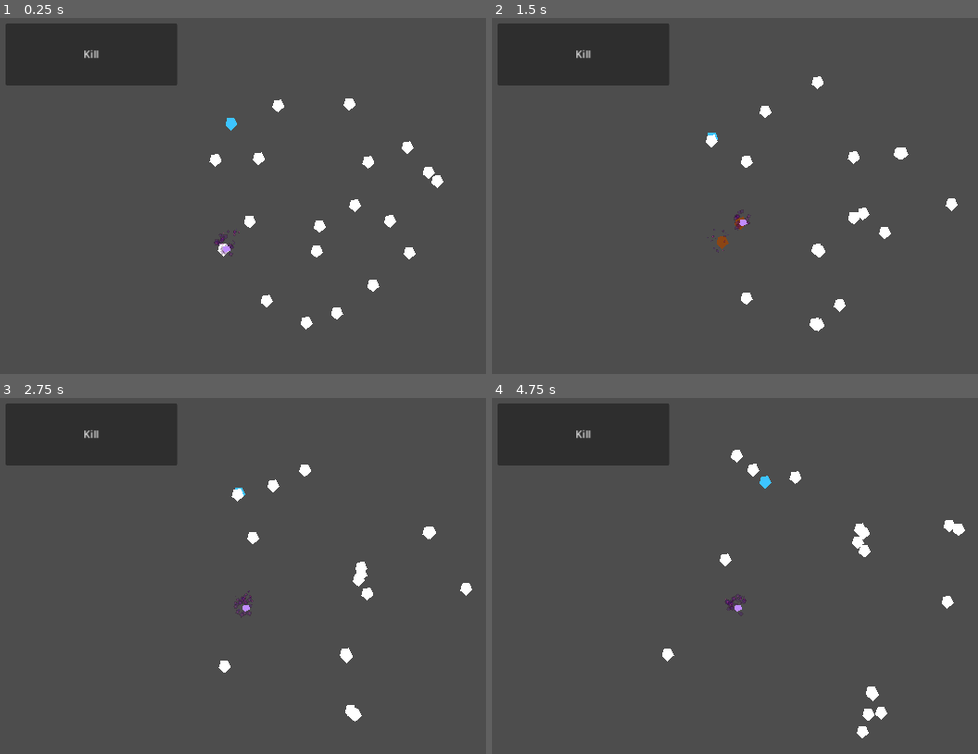
Above: before the commit, frames 1-4 (two rows, left to right).
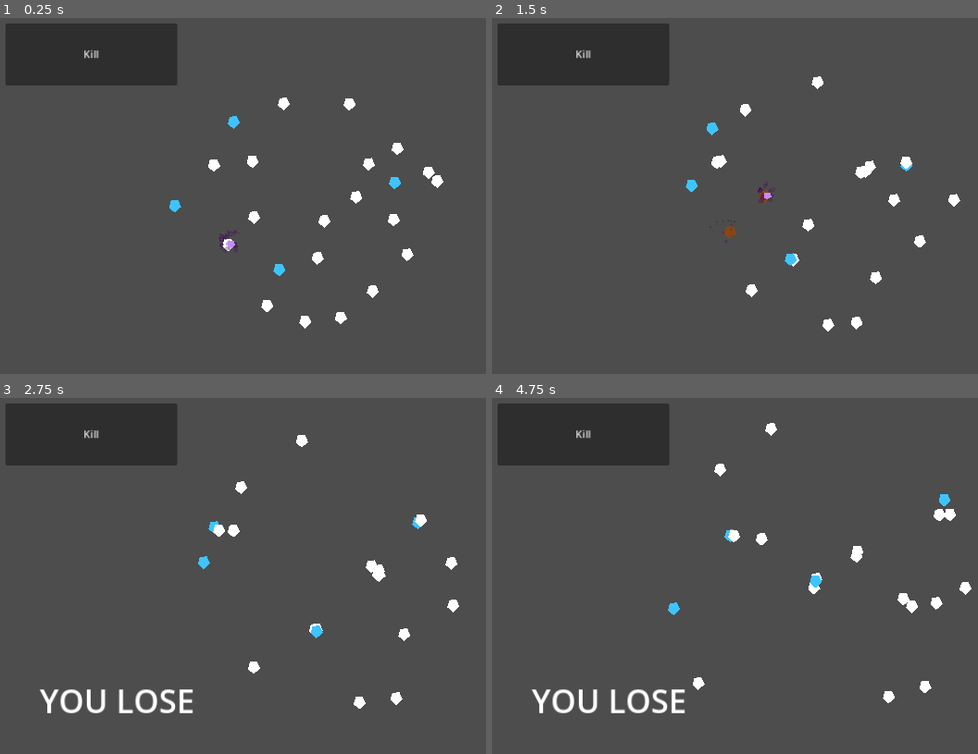
Above: after the commit, the same moments.

Repository: patator62180/Expelemalum
Game: Godot game, scene res://modules/world/world.tscn
Two runs of this game, one before a commit and one after it. Both use one fixed random seed, a clock stepped at 60 frames per second and the inputs below. The engine's default icon, where the game draws it, is replaced by a stand-in: a white triangle on a blue panel in a dark square. Sound files missing from this copy of the repository are replaced by a short silence.
Inputs:
- Up to frame 1 (0.25 s): no input
- Up to frame 2 (1.5 s): tap Enter at 0.5 s; hold Right (right) 0.53-1.28 s; tap Space (activate) at 0.6, 1.35 s; hold Down (down) from 1.28 s (still down)
- Up to frame 3 (2.75 s): release Down (down) at 2.03 s; hold Right (right) from 2.03 s (still down); tap Space (activate) at 2.1 s
- Up to frame 4 (4.75 s): release Right (right) at 2.78 s; hold Up (up) 2.78-3.53 s; tap Space (activate) at 2.85, 3.6, 4.35 s; hold Left (left) from 3.53 s (still down)

The runs differ from the first frame. In frame 1, 1.4% of the frame differs, in the area x 34-90%, y 22-88%; in frame 2, 2.0%; in frame 3, 2.7%; in frame 4, 3.0%, in the area x 8-99%, y 7-96%.
Error before the commit: Invalid access to property or key 'global_position' on a base object of type 'previously freed'. (res://modules/curse/curse.gd:29)

Commit message:
basic game loop implem

Diff:
--- a/modules/character/exorcists/exorcist.gd
+++ b/modules/character/exorcists/exorcist.gd
@@ -4,8 +4,10 @@
 
 const SUPICION_THRESHOLD_TO_KILL : float = 0.8
 
+func _ready():
+	GameState.RemainingExorcistsCount += 1
+
 # internal
-
 func _choose_moving_direction():
 	moving_direction = Vector2.ZERO
 	for character in visible_characters:
@@ -24,3 +26,8 @@
 		character.die()
 	else:
 		super._on_character_got_at_close_range(character)
+
+
+
+func _on_tree_exiting():
+	GameState.RemainingExorcistsCount -= 1
--- a/modules/character/exorcists/exorcist.tscn
+++ b/modules/character/exorcists/exorcist.tscn
@@ -13,3 +13,5 @@
 
 [node name="Polygon2D" parent="." index="6"]
 color = Color(0.243137, 0.772549, 1, 1)
+
+[connection signal="tree_exiting" from="." to="." method="_on_tree_exiting"]
--- a/modules/curse/curse.gd
+++ b/modules/curse/curse.gd
@@ -21,8 +21,13 @@
 	_curse(get_node(INITIALLY_CURSED_CHARACTER))
 
 func _curse(character : Node2D):
-	cursed_character = character
-	cursed_character.is_cursed = true
+	if not Engine.is_editor_hint():
+		if cursed_character:
+			cursed_character.is_cursed = false
+			cursed_character.tree_exiting.disconnect(queue_free)
+		cursed_character = character
+		cursed_character.tree_exiting.connect(queue_free)
+		cursed_character.is_cursed = true
 
 func _process(delta : float):
 	if not Engine.is_editor_hint():
@@ -67,3 +72,7 @@
 				closest_character = character
 				closest_character_distance = character_distance
 	return closest_character
+
+
+func _on_tree_exiting():
+	GameState.IsCurseAlive= false
--- a/modules/curse/curse.tscn
+++ b/modules/curse/curse.tscn
@@ -48,41 +48,35 @@
 polygon = PackedVector2Array(-2, 5, -6, 2, -5, -5, 4, -5, 6, 2)
 
 [node name="Area2DUp" type="Area2D" parent="."]
-visible = false
 collision_layer = 0
 collision_mask = 8
 monitorable = false
 
 [node name="CollisionPolygon2D" type="CollisionPolygon2D" parent="Area2DUp"]
-visible = false
 polygon = PackedVector2Array(0, 0, -70, -70, 70, -70)
 
 [node name="Area2DDown" type="Area2D" parent="."]
-visible = false
 collision_layer = 0
 collision_mask = 8
 monitorable = false
 
 [node name="CollisionPolygon2D" type="CollisionPolygon2D" parent="Area2DDown"]
-visible = false
 polygon = PackedVector2Array(0, 0, 70, 70, -70, 70)
 
 [node name="Area2DLeft" type="Area2D" parent="."]
-visible = false
 collision_layer = 0
 collision_mask = 8
 monitorable = false
 
 [node name="CollisionPolygon2D" type="CollisionPolygon2D" parent="Area2DLeft"]
-visible = false
 polygon = PackedVector2Array(0, 0, -70, -70, -70, 70)
 
 [node name="Area2DRight" type="Area2D" parent="."]
-visible = false
 collision_layer = 0
 collision_mask = 8
 monitorable = false
 
 [node name="CollisionPolygon2D" type="CollisionPolygon2D" parent="Area2DRight"]
-visible = false
 polygon = PackedVector2Array(0, 0, 70, 70, 70, -70)
+
+[connection signal="tree_exiting" from="." to="." method="_on_tree_exiting"]
--- /dev/null
+++ b/modules/gameLoop/EndGameLabel.gd
@@ -0,0 +1,13 @@
+extends Label
+
+
+# Called when the node enters the scene tree for the first time.
+
+
+
+func _on_game_loop_game_won():
+	text = "YOU WIN"
+
+
+func _on_game_loop_game_lost():
+	text = "YOU LOSE"
--- /dev/null
+++ b/modules/gameLoop/gameLoop.gd
@@ -0,0 +1,18 @@
+extends Node2D
+
+signal game_lost
+signal game_won
+
+# Called every frame. 'delta' is the elapsed time since the previous frame.
+func _process(delta):
+	if GameState.RemainingExorcistsCount == 0:
+		_win()
+	if GameState.IsCurseAlive == false:
+		_lose()
+
+
+func _win():
+	emit_signal("game_won")
+
+func _lose():
+	emit_signal("game_lost")
--- /dev/null
+++ b/modules/gameLoop/gameLoop.tscn
@@ -0,0 +1,6 @@
+[gd_scene load_steps=2 format=3 uid="uid://d4gqrkexrojo4"]
+
+[ext_resource type="Script" path="res://modules/gameLoop/gameLoop.gd" id="1_gm276"]
+
+[node name="gameLoop" type="Node2D"]
+script = ExtResource("1_gm276")
--- a/modules/gameState/gameState.gd
+++ b/modules/gameState/gameState.gd
@@ -3,6 +3,8 @@
 signal updated
 
 var KillCount : int = 0
+var RemainingExorcistsCount : int = 0
+var IsCurseAlive : bool = true
 
 func _on_kill():
 	KillCount += 1
--- a/modules/world/world.tscn
+++ b/modules/world/world.tscn
@@ -7,9 +7,14 @@
 [ext_resource type="PackedScene" uid="uid://duro6yranibfi" path="res://modules/character/peasants/lumberjack.tscn" id="6_c61lt"]
 [ext_resource type="PackedScene" uid="uid://vt8sb23a8psq" path="res://modules/character/exorcists/exorcist.tscn" id="7_dbc4m"]
 [ext_resource type="PackedScene" uid="uid://bcnnm4xbnojsq" path="res://modules/debug/debug.tscn" id="7_m21dr"]
+[ext_resource type="Script" path="res://modules/gameLoop/EndGameLabel.gd" id="8_dyidt"]
+[ext_resource type="PackedScene" uid="uid://d4gqrkexrojo4" path="res://modules/gameLoop/gameLoop.tscn" id="8_l6muj"]
 
 [sub_resource type="CircleShape2D" id="CircleShape2D_pk6sr"]
 radius = 245.098
+
+[sub_resource type="LabelSettings" id="LabelSettings_nphd0"]
+font_size = 50
 
 [node name="World" type="Node2D"]
 script = ExtResource("1_cquyq")
@@ -53,6 +58,15 @@
 [node name="Exorcist" parent="." instance=ExtResource("7_dbc4m")]
 position = Vector2(427, 189)
 
+[node name="Exorcist2" parent="." instance=ExtResource("7_dbc4m")]
+position = Vector2(678, 285)
+
+[node name="Exorcist3" parent="." instance=ExtResource("7_dbc4m")]
+position = Vector2(494, 428)
+
+[node name="Exorcist4" parent="." instance=ExtResource("7_dbc4m")]
+position = Vector2(340, 322)
+
 [node name="Lumberjack13" parent="." instance=ExtResource("6_c61lt")]
 position = Vector2(467, 252)
 
@@ -74,10 +88,6 @@
 [node name="Lumberjack19" parent="." instance=ExtResource("6_c61lt")]
 position = Vector2(739, 279)
 
-[node name="Curse" parent="." instance=ExtResource("2_ghruk")]
-position = Vector2(530, 208)
-INITIALLY_CURSED_CHARACTER = NodePath("../Lumberjack")
-
 [node name="Boundary" parent="." instance=ExtResource("3_g23c7")]
 position = Vector2(548, 314)
 
@@ -87,3 +97,29 @@
 [node name="Narration" parent="." instance=ExtResource("4_4m0pc")]
 
 [node name="Debug" parent="." instance=ExtResource("7_m21dr")]
+
+[node name="gameLoop" parent="." instance=ExtResource("8_l6muj")]
+
+[node name="EndGameLabel" type="Label" parent="."]
+anchors_preset = 8
+anchor_left = 0.5
+anchor_top = 0.5
+anchor_right = 0.5
+anchor_bottom = 0.5
+offset_left = 176.0
+offset_top = 467.0
+offset_right = 321.0
+offset_bottom = 539.0
+grow_horizontal = 2
+grow_vertical = 2
+label_settings = SubResource("LabelSettings_nphd0")
+horizontal_alignment = 1
+vertical_alignment = 1
+uppercase = true
+script = ExtResource("8_dyidt")
+
+[node name="Curse" parent="." instance=ExtResource("2_ghruk")]
+INITIALLY_CURSED_CHARACTER = NodePath("../Lumberjack")
+
+[connection signal="game_lost" from="gameLoop" to="EndGameLabel" method="_on_game_loop_game_lost"]
+[connection signal="game_won" from="gameLoop" to="EndGameLabel" method="_on_game_loop_game_won"]
Not shown: 1 places in modules/world/world.tscn that only renumber resources
